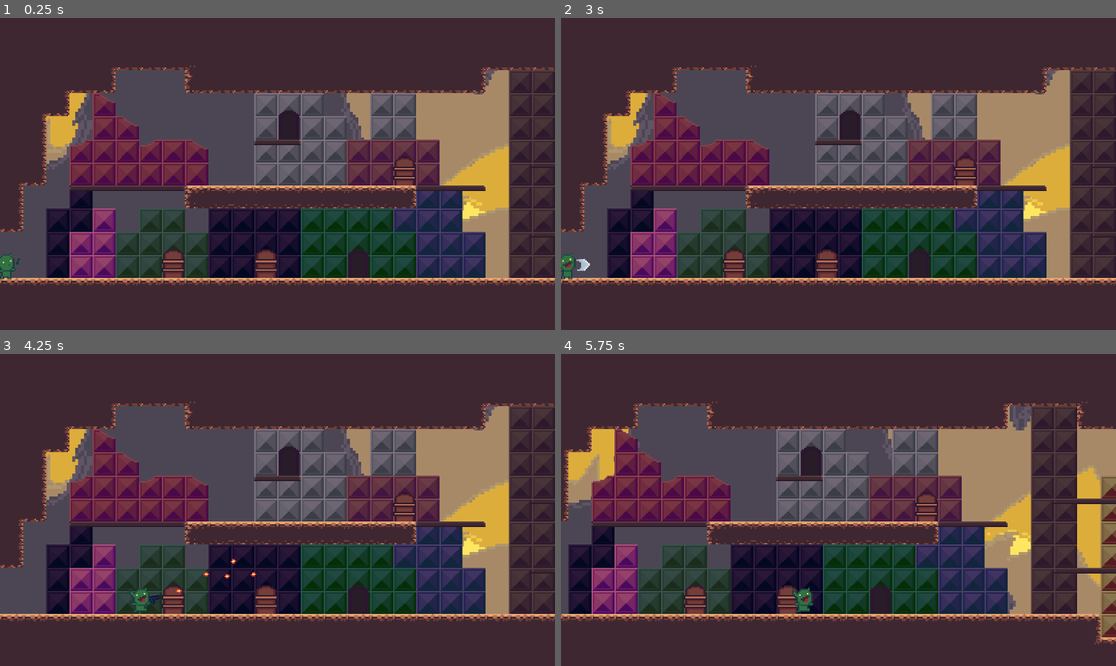
Above: before the commit, frames 1-4 (two rows, left to right).
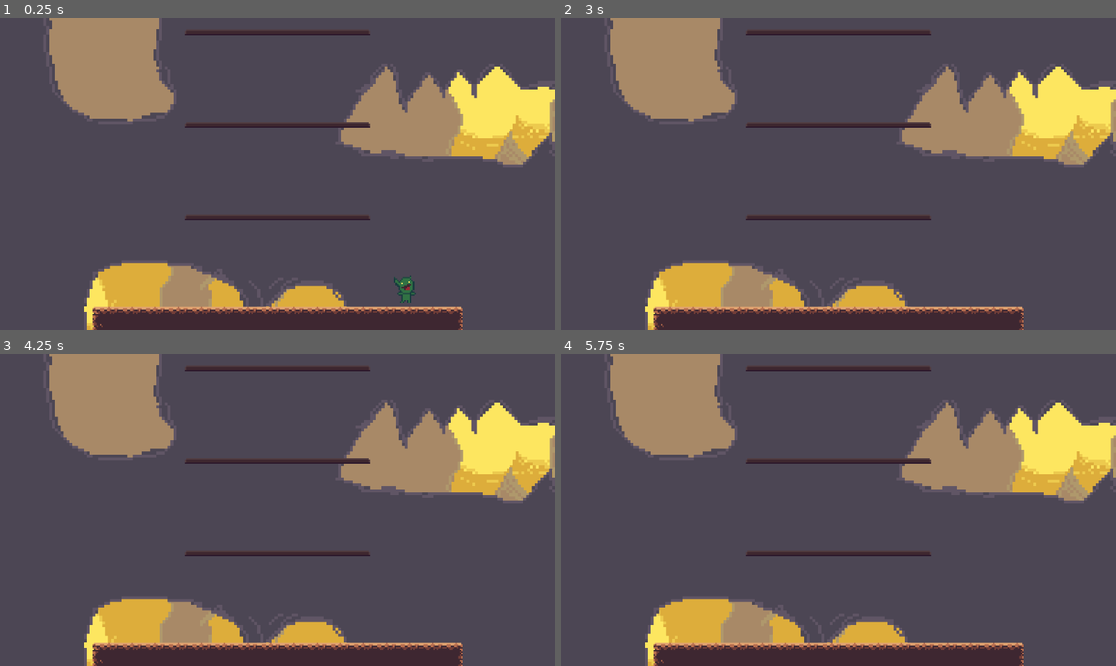
Above: after the commit, the same moments.

Repository: htimsekim/gobbo
Game: Godot game, scene res://src/Main/Game.tscn
Two runs of this game, one before a commit and one after it. Both use one fixed random seed, a clock stepped at 60 frames per second and the inputs below.
Inputs (mouse positions are in pixels of both pictures, inside the frame that each line leads up to):
- Up to frame 1 (0.25 s): no input
- Up to frame 2 (3 s): move the mouse to (960, 158) at 0.52 s; hold Right (move_right) 0.53-1.25 s; hold Ctrl (crouch) 0.53-1.25 s; click (960, 158) at 0.67 s; tap Space (jump) at 0.77 s; drag from (727, 189) to (705, 264) at 1.27 s; tap Enter at 2 s; move the mouse to (894, 105) at 2.02 s; press the mouse at (894, 105) at 2.03 s; hold A (move_left) 2.03-2.75 s; release the mouse at (894, 105) at 2.75 s; drag from (810, 236) to (921, 267) at 2.77 s
- Up to frame 3 (4.25 s): move the mouse to (444, 556) at 3.52 s; hold Right (move_right) from 3.53 s (still down); hold Right mouse button (shoot) from 3.53 s (still down); tap Space (jump) at 3.77 s
- Up to frame 4 (5.75 s): release Right (move_right) at 4.25 s; release Right mouse button (shoot) at 4.25 s; drag from (672, 463) to (821, 575) at 4.27 s; move the mouse to (866, 510) at 5.02 s; hold Right (move_right) from 5.03 s (still down); hold Ctrl (crouch) from 5.03 s (still down); click (866, 510) at 5.17 s

The runs differ from the first frame. In frame 1, 80% of the frame differs, in the area x 0-100%, y 0-100%; in frame 2, 80%; in frame 3, 80%; in frame 4, 80%.

Commit message:
gina asked for this push
i think it's a bad idea

Diff:
--- a/src/Main/Game.gd
+++ b/src/Main/Game.gd
@@ -1,13 +1,13 @@
 extends Node
 
 #const levelResource = "res://src/levels/verttest.tscn"
-const levelResource = "res://src/levels/gobtown.tscn"
+const levelResource = "res://src/levels/verttest.tscn"
 
 func _ready():
 	full_screen() #comment this code out to run the game in a window
 	Global.goto_scene(levelResource, "level/spawns/spawna")
 
 func full_screen():
-	OS.set_current_screen(2)
+	OS.set_current_screen(0)
 	OS.window_fullscreen = true
 	OS.set_borderless_window(true)
--- a/src/Objects/camera.gd
+++ b/src/Objects/camera.gd
@@ -25,14 +25,14 @@
 func _physics_process(_delta): # Called every frame. _delta isn't used
 	position = get_node("../../../Global/plyrInst").position
 	#adjusts camera smoothing based on player speed (prevents player falling offscreen etc)
-	var activespeed = abs(max(Global.player._velocity.x, Global.player._velocity.y))
-	if activespeed !=0:
-		smoothing_speed = activespeed/200
+	var activespeed = abs(Global.player._velocity.y)
+	if activespeed > 350:
+		smoothing_speed = .5
 	else:
 		smoothing_speed = .75
-
+	print(Global.player._velocity.y)
 	var targetinc = 1
-	if Global.player.direction.x !=0:
+	if Global.player.direction.x !=0 and smoothing_enabled == true:
 		offset_h = Global.player.direction.x * targetinc
 	else:
 		offset_h = 0
